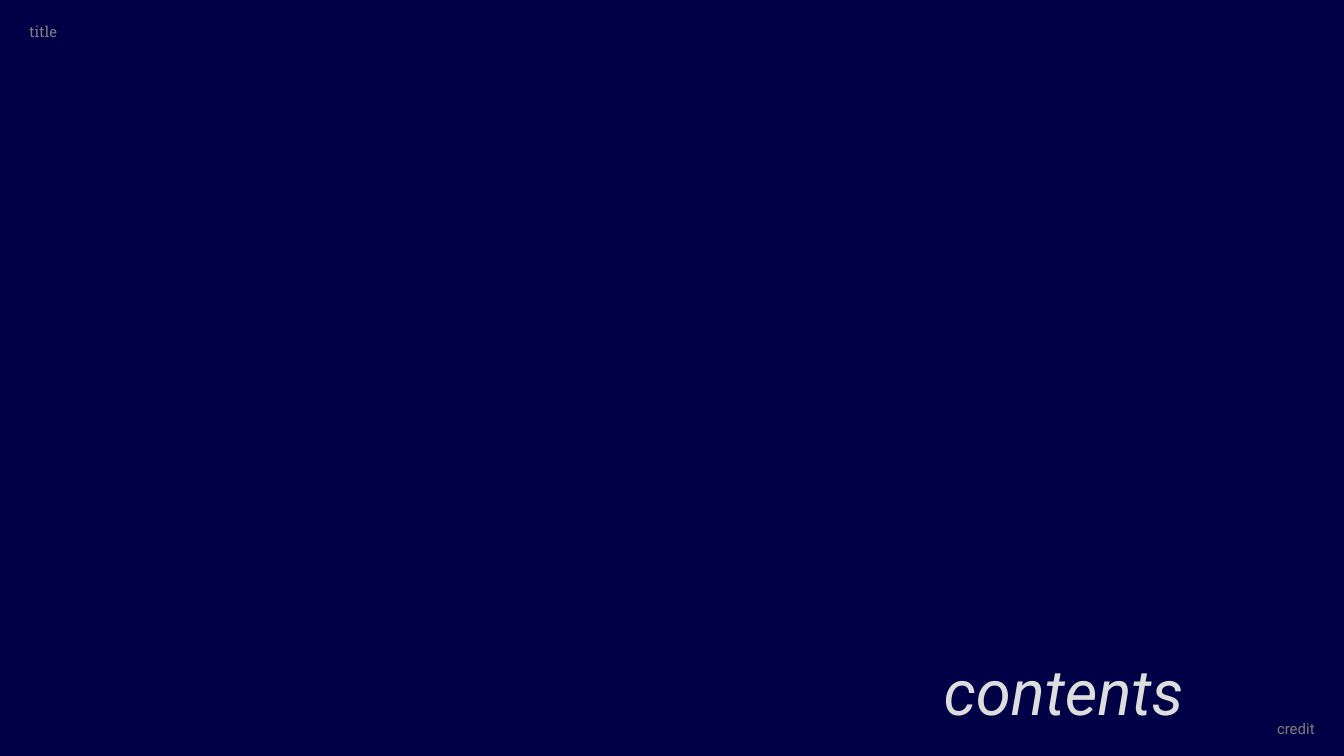
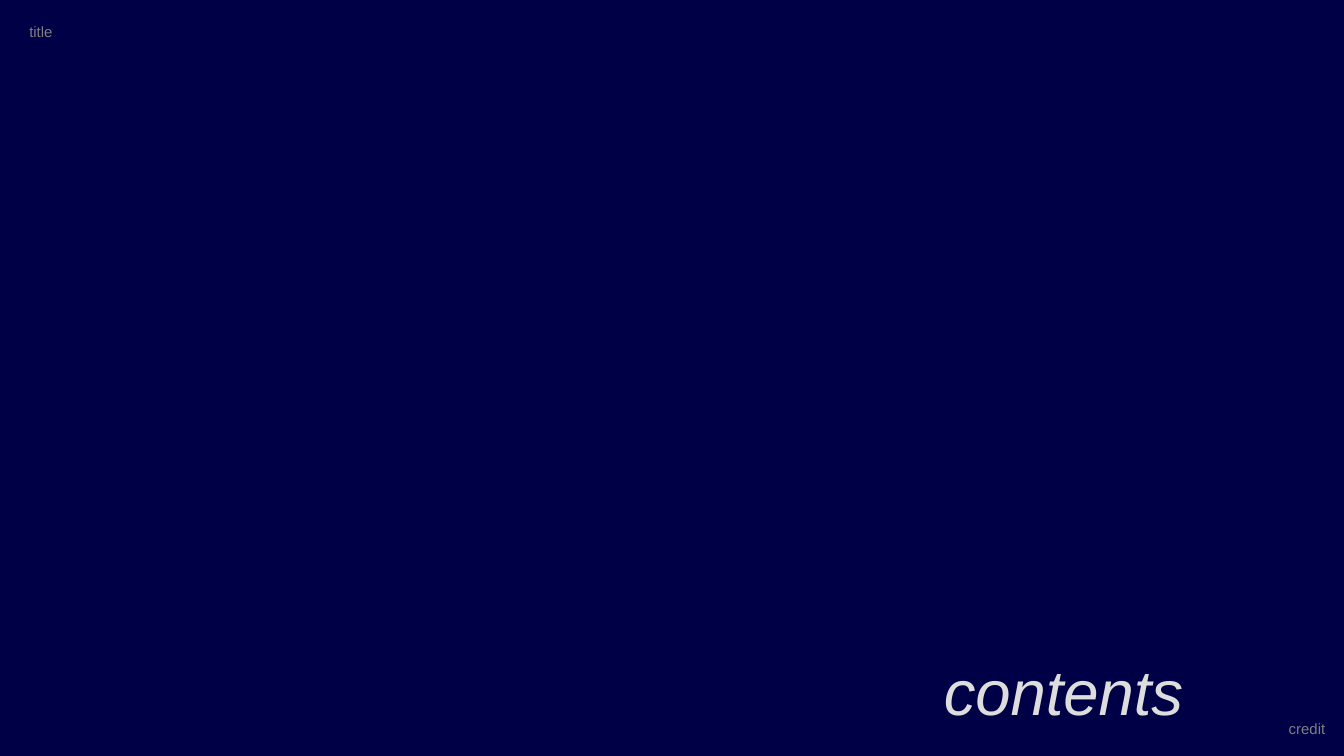
Before and after one commit to tbar0970/jethro-pmm, a slide deck: slide 3 of resources/slide_template.odp. Drawn at 1344x756 pixels with LibreOffice and Linux fonts; fonts in the diff are those of the drawing. Boxes give left, top, right and bottom in pixels: in the first picture for what was removed or moved away, otherwise in the second. Text is boxed around its words. In the diff, an @@ line names an element or a change of style, - is before the commit and + after.

```diff
--- a/resources/slide_template.odp
+++ b/resources/slide_template.odp
@@ title "title" at (x1=29, y1=26, x2=52, y2=37): font Roboto Slab to Arial @@
@@ text "contents" at (x1=944, y1=674, x2=1183, y2=716): font Roboto to Arial @@
@@ text "credit" moved from (x1=1277, y1=723, x2=1315, y2=734) to (x1=1289, y1=723, x2=1326, y2=734) @@
@@ text "credit" at (x1=1289, y1=723, x2=1326, y2=734): font Roboto to Arial; indent changed; less space between paragraphs @@
```
Also in this commit, not shown: 1 other slide changed.
